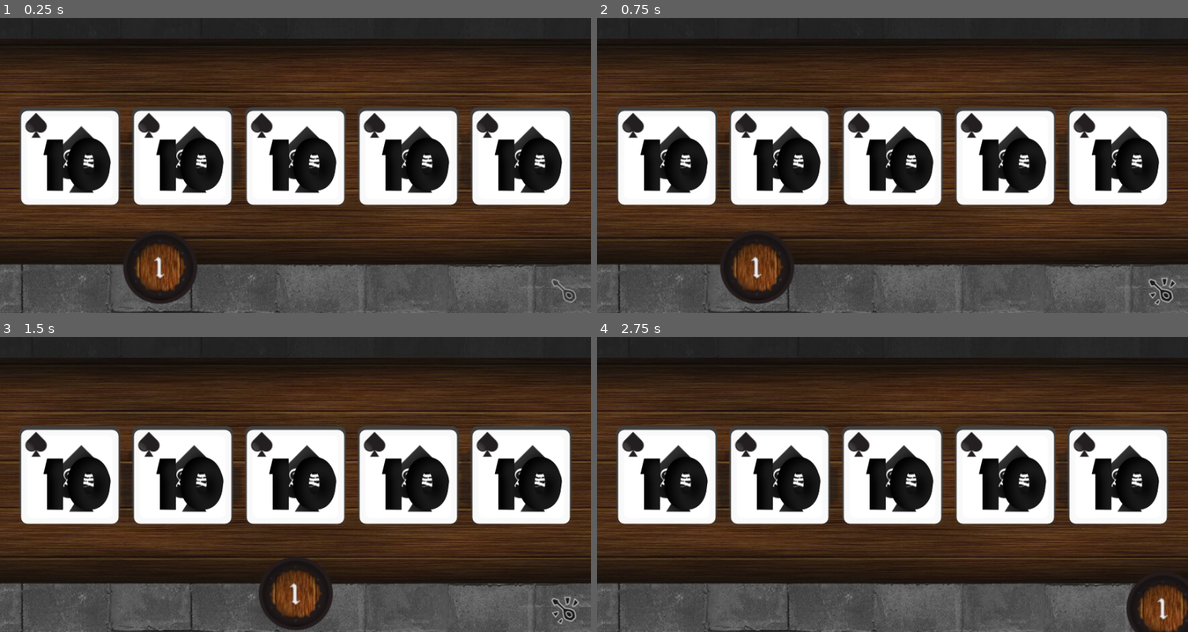
Above: before the commit, frames 1-4 (two rows, left to right).
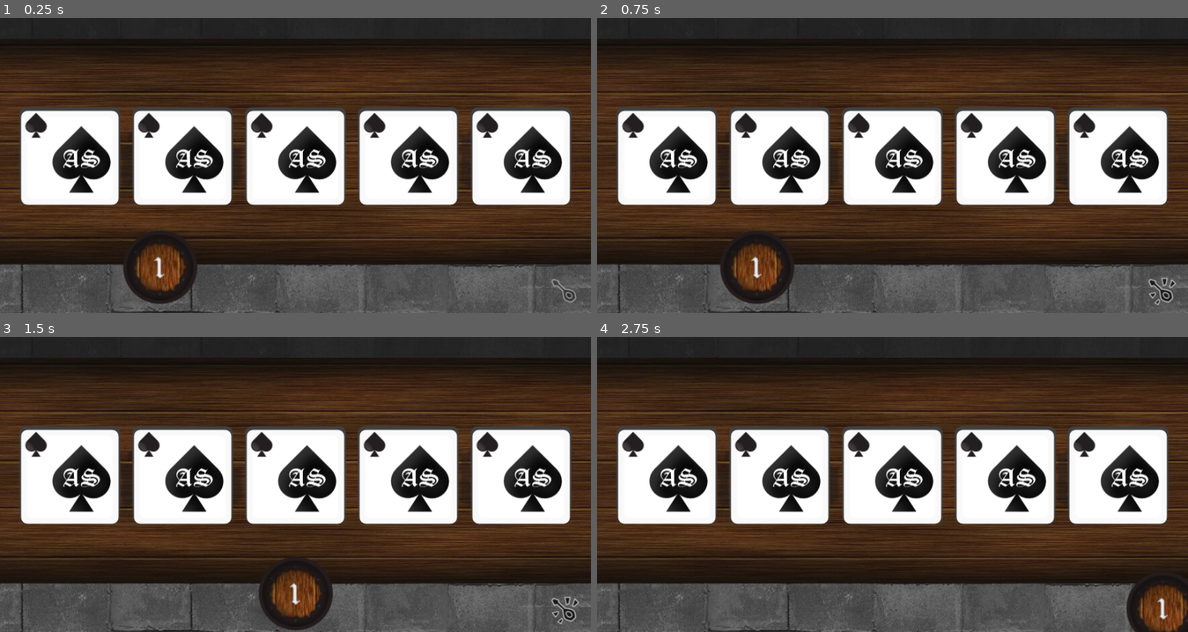
Above: after the commit, the same moments.

Repository: ubermanu/kingdom-poker
Game: Godot game, scene res://Game.tscn
Two runs of this game, one before a commit and one after it. Both use one fixed random seed, a clock stepped at 60 frames per second and the inputs below.
Inputs (mouse positions are in pixels of both pictures, inside the frame that each line leads up to):
- Up to frame 1 (0.25 s): no input
- Up to frame 2 (0.75 s): tap Enter at 0.5 s; drag from (1164, 289) to (951, 100) at 0.52 s
- Up to frame 3 (1.5 s): tap Space at 1.25 s; drag from (159, 584) to (567, 608) at 1.27 s
- Up to frame 4 (2.75 s): tap Enter at 2 s; move the mouse to (951, 419) at 2.02 s; click (951, 419) at 2.17 s

The runs differ from the first frame. In frame 1, 4.0% of the frame differs, in the area x 7-95%, y 40-59%; in frame 2, 4.0%; in frame 3, 4.0%; in frame 4, 4.0%.

Commit message:
Fix aces

Diff:
--- a/Deck.gd
+++ b/Deck.gd
@@ -37,7 +37,8 @@
 
 # Returns TRUE if the value is greater than
 func isNumber(id):
-	return getValue(id) < 10
+	var value = getValue(id)
+	return 0 < value and value < 10
 
 # Returns TRUE if the card is head
 func isHead(id):
